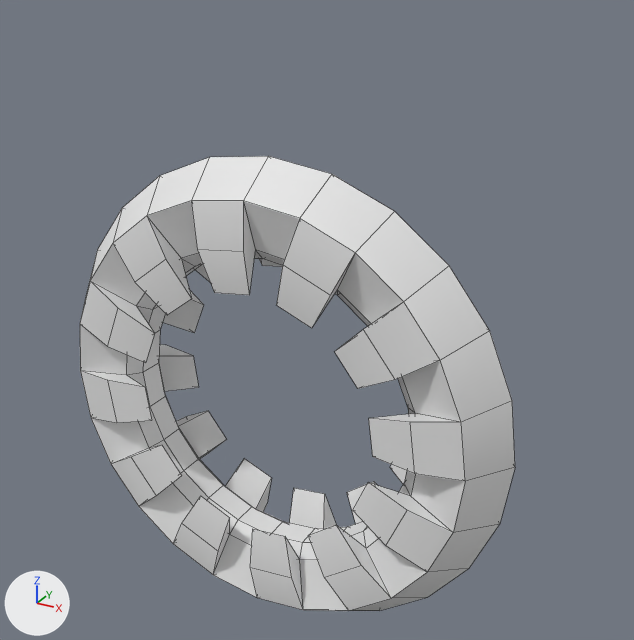
Renders of the FBX model obj/holoProjFreeSpin.fbx from each side of a commit.
Rendered twice from a camera (50 mm lens) standing at (24.8, -39.6, 25.8) and looking at (1.9, 1.9, 5.0). The axes (+X, +Y, +Z) are drawn at lower left. The lights are the same throughout. Mesh edges are drawn as thin lines. Where no turn or scale is listed for an object, it has been applied to the vertices.

The scene before the commit, as lines of its bpy script (objects in view):
```python
me_mesh = bpy.data.meshes.new('Mesh')
me_mesh.from_pydata(...)  # 216 vertices, 192 faces; spans x -14.9..14.9, y -2.9..2.9, z -14.9..14.9
me_mesh_001 = bpy.data.meshes.new('Mesh.001')
me_mesh_001.from_pydata(...)  # 96 vertices, 72 faces; spans x -10.1..10.1, y -1.6..1.6, z -10.1..10.1
ob_corps = bpy.data.objects.new('corps', me_mesh)
ob_corps.location = (0.0, 0.0, 0.0)
ob_linz = bpy.data.objects.new('linz', me_mesh_001)
ob_linz.location = (0.0, 0.0, 0.0)
```
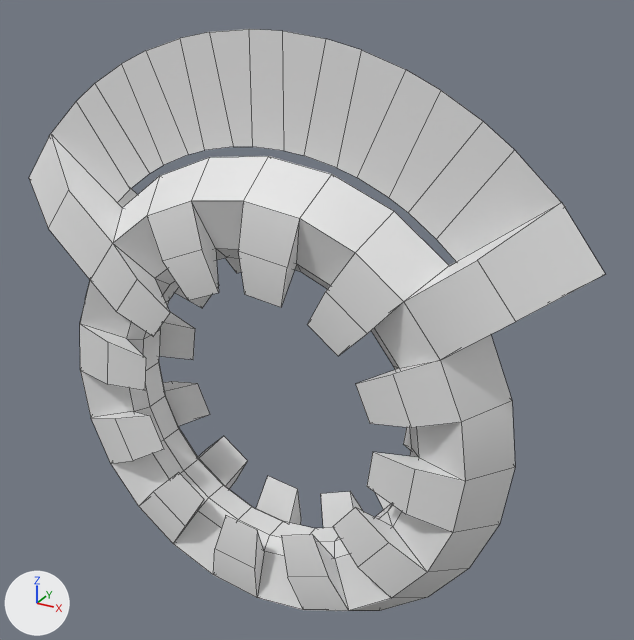
Changed parts and their boxes [x1, y1, x2, y2] in the pictures (634 x 640 px; the box of a moved part takes in the faces that stretch with it):
'corps', reshaped (32% wider): before [80, 156, 515, 611]; after [29, 134, 605, 611]
'disc', added: after [49, 29, 565, 261]
part 1 of me_mesh, moved or reshaped: before [80, 201, 489, 611]; after [29, 134, 605, 611]

What changed in the scene script:
```text
Change me_mesh:
    used by ob_corps; location = (0.0, 0.0, 0.0)
    remove me_mesh.from_pydata(...)  # 216 vertices, 192 faces; spans x -14.9..14.9, y -2.9..2.9, z -14.9..14.9
    add me_mesh.from_pydata(...)  # 228 vertices, 204 faces; spans x -18.1..18.1, y -2.9..2.9, z -14.9..14.9
    me_mesh part 1
    8 vertices are removed from x -9.0..9.1, y -2.9..2.9, z 5.1..7.5
    148 faces are deleted
    6 vertices in x -10.1..9.0, y -2.9..2.9, z -5.3..2.6 move by (0.1, 0.0, 0.2)
    6 vertices in x -5.3..2.6, y -2.9..2.9, z -9.0..10.1 move by (0.2, 0.0, -0.1)
    6 vertices in x -2.6..5.3, y -2.9..2.9, z -10.1..9.0 move by (-0.2, 0.0, 0.1)
    6 vertices in x -9.1..10.0, y -2.9..2.9, z -5.1..2.8 move by (0.1, 0.0, -0.2)
    5 vertices in x -5.1..2.8, y -2.9..2.9, z -10.0..9.1 move by (-0.2, 0.0, -0.1)
    5 vertices in x -2.8..5.1, y -2.9..2.9, z -9.1..10.0 move by (0.2, 0.0, 0.1)
    54 vertices move within x -10.4..10.4, y -2.9..2.9, z -10.4..10.4
    20 vertices are added at x -18.1..18.1, y -2.9..2.9, z 5.1..14.5
    160 new faces join them
Add me_mesh_1:
    me_mesh_1.from_pydata(...)  # 32 vertices, 15 faces; spans x -15.9..15.9, y 0.0, z 10.3..21.3
Add ob_disc:
    ob_disc = bpy.data.objects.new('disc', me_mesh_1)
    ob_disc.location = (0.0, 0.0, 0.0)
```
